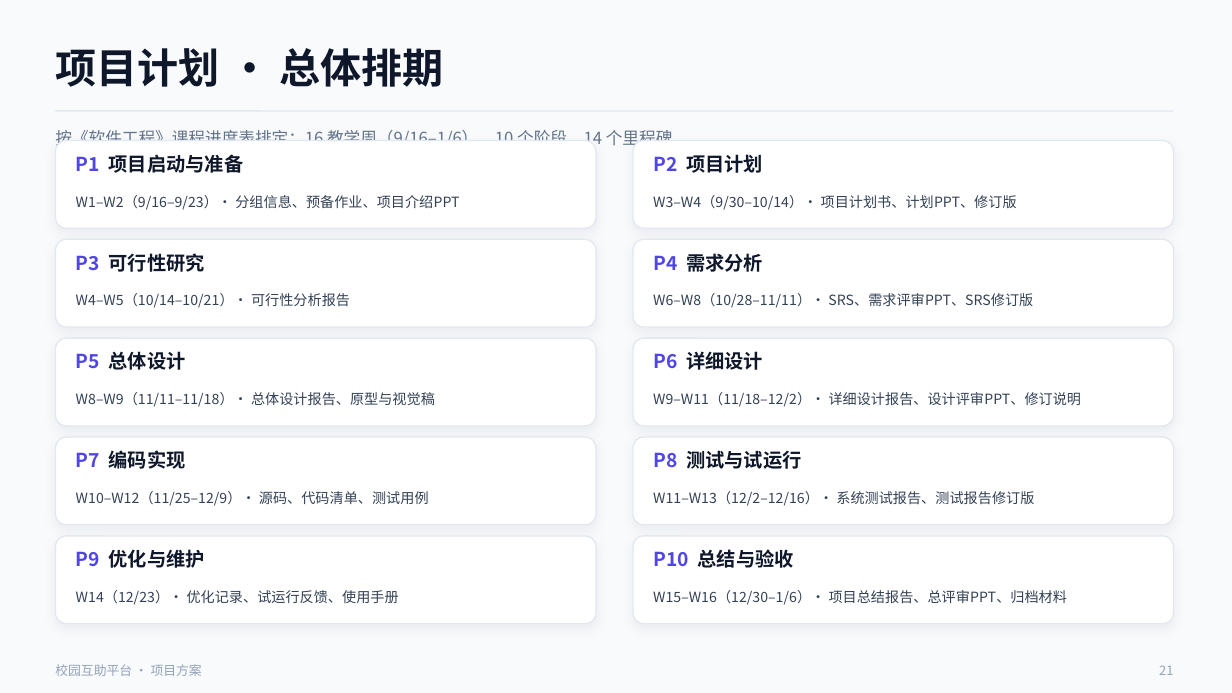
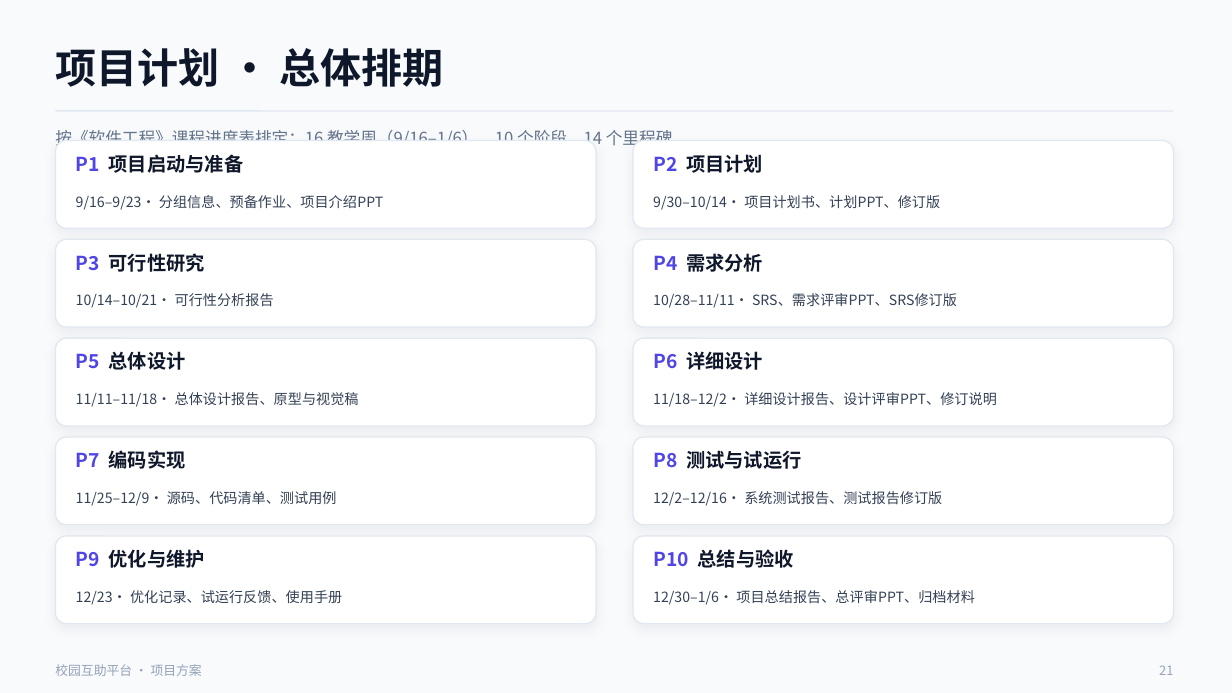
Before and after one commit to lunasama868/SE2026-G22-campus-mutual-aid, a slide deck: slide 21 of assets/SE2026-G22-校园互助平台-项目方案PPT.pptx. Drawn at 1232x693 pixels with LibreOffice and Linux fonts; fonts in the diff are those of the drawing. Boxes give left, top, right and bottom in pixels: in the first picture for what was removed or moved away, otherwise in the second. Text is boxed around its words. In the diff, an @@ line names an element or a change of style, - is before the commit and + after.

Commit message:
docs/ppt: 周次标记 W1-W16 全部替换为明确日历日期
- 项目计划书：正文、表 2-3、表 4-2、表 5-2、表 5-5、附录 A/E 中所有 W 周次改为 2026/09/14 形式的日期
- 表 5-2 逐周负载表改为按日期区间标注，表 5-5 去掉教学周列
- PPT：17 处周次标记改为日期，并精简 4 处因日期变长而溢出的文案

```diff
--- a/assets/SE2026-G22-校园互助平台-项目方案PPT.pptx
+++ b/assets/SE2026-G22-校园互助平台-项目方案PPT.pptx
@@ text at box(76, 195, 383, 210): text changed @@
-W1–W2（9/16–9/23）· 分组信息、预备作业、项目介绍PPT
+9/16–9/23· 分组信息、预备作业、项目介绍PPT
@@ text at box(653, 195, 940, 210): text changed @@
-W3–W4（9/30–10/14）· 项目计划书、计划PPT、修订版
+9/30–10/14· 项目计划书、计划PPT、修订版
@@ text at box(76, 293, 274, 308): text changed @@
-W4–W5（10/14–10/21）· 可行性分析报告
+10/14–10/21· 可行性分析报告
@@ text at box(653, 293, 957, 308): text changed @@
-W6–W8（10/28–11/11）· SRS、需求评审PPT、SRS修订版
+10/28–11/11· SRS、需求评审PPT、SRS修订版
@@ text at box(76, 392, 359, 407): text changed @@
-W8–W9（11/11–11/18）· 总体设计报告、原型与视觉稿
+11/11–11/18· 总体设计报告、原型与视觉稿
@@ text at box(653, 392, 997, 407): text changed @@
-W9–W11（11/18–12/2）· 详细设计报告、设计评审PPT、修订说明
+11/18–12/2· 详细设计报告、设计评审PPT、修订说明
@@ text at box(76, 491, 337, 506): text changed @@
-W10–W12（11/25–12/9）· 源码、代码清单、测试用例
+11/25–12/9· 源码、代码清单、测试用例
@@ text at box(653, 491, 942, 506): text changed @@
-W11–W13（12/2–12/16）· 系统测试报告、测试报告修订版
+12/2–12/16· 系统测试报告、测试报告修订版
@@ text at box(76, 590, 342, 605): text changed @@
-W14（12/23）· 优化记录、试运行反馈、使用手册
+12/23· 优化记录、试运行反馈、使用手册
@@ text at box(653, 590, 974, 605): text changed @@
-W15–W16（12/30–1/6）· 项目总结报告、总评审PPT、归档材料
+12/30–1/6· 项目总结报告、总评审PPT、归档材料
```
Also in this commit, not shown: 5 other slides changed, 1 other file.
